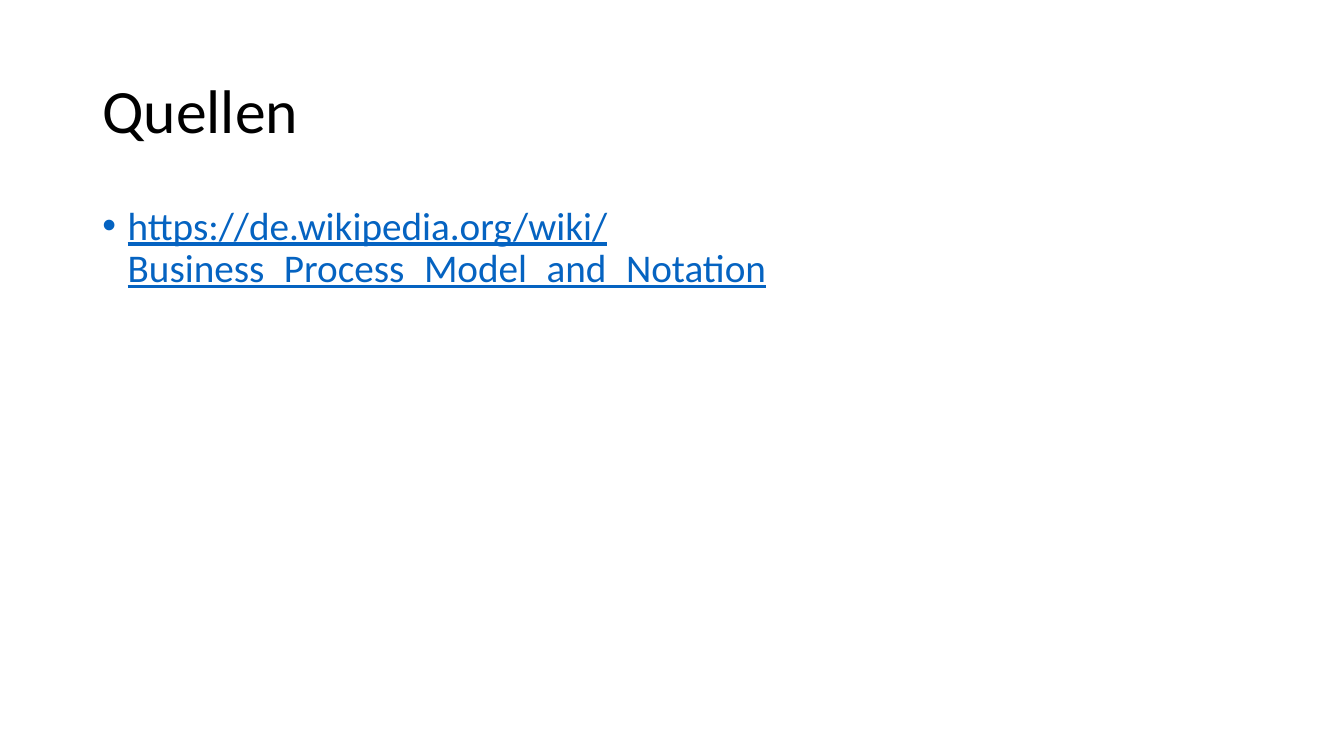
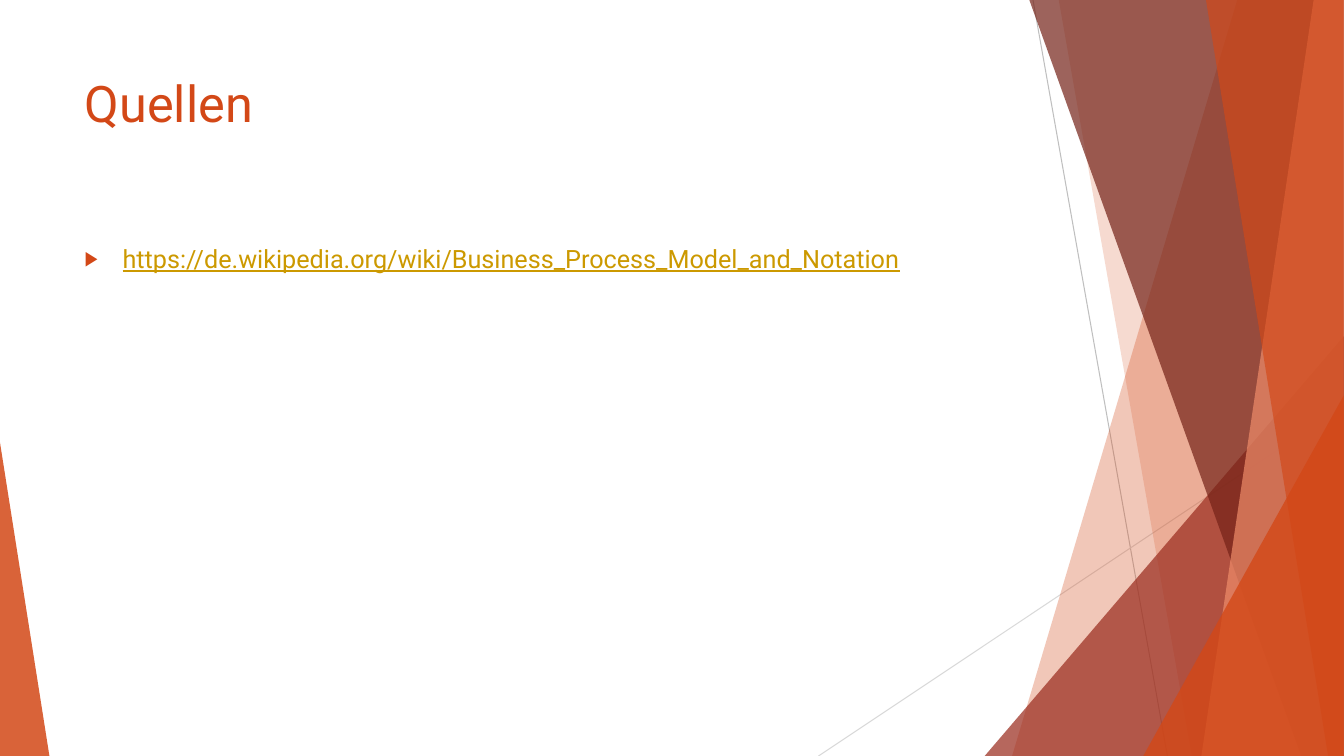
Before and after one commit to AlexanderSchallmeiner/Verhaltensdiagramme, a slide deck: slide 11 of BPMN.pptx (slide 6 before the commit). Drawn at 1344x756 pixels with LibreOffice and Linux fonts; fonts in the diff are those of the drawing. Boxes give left, top, right and bottom in pixels: in the first picture for what was removed or moved away, otherwise in the second. Text is boxed around its words. In the diff, an @@ line names an element or a change of style, - is before the commit and + after.

Commit message:
Add files via upload
added new slides and first layout

```diff
--- a/BPMN.pptx
+++ b/BPMN.pptx
@@ title "Quellen": place and size @@
-title "Quellen" at box(102, 90, 297, 141)
+title "Quellen" at box(85, 84, 253, 128)
@@ title "Quellen" at box(85, 84, 253, 128): size 44 to 36 pt, font Calibri to Roboto, text colour #000000 to #D34817; line spacing 0.9 to 1; vertical alignment middle to top @@
@@ text "https://de.wikipedia.org/wiki/Business_Process_Model_and_Not ...": place and size @@
-text "https://de.wikipedia.org/wiki/Business_Process_Model_and_Not ..." at box(128, 212, 766, 288)
+text "https://de.wikipedia.org/wiki/Business_Process_Model_and_Not ..." at box(123, 249, 899, 274)
@@ text "https://de.wikipedia.org/wiki/Business_Process_Model_and_Not ..." at box(123, 249, 899, 274): size 28 to 18 pt, font Calibri to Roboto, text colour #0563C1 to #CC9900; bullet • to ▶; line spacing 0.9 to 1 @@
@@ group added at box(0, 0, 1344, 756): 5 freeform shapes, 3 triangles, 2 lines @@
```
Also in this commit, not shown: 4 other slides changed, 6 slides added, 1 slide removed.
